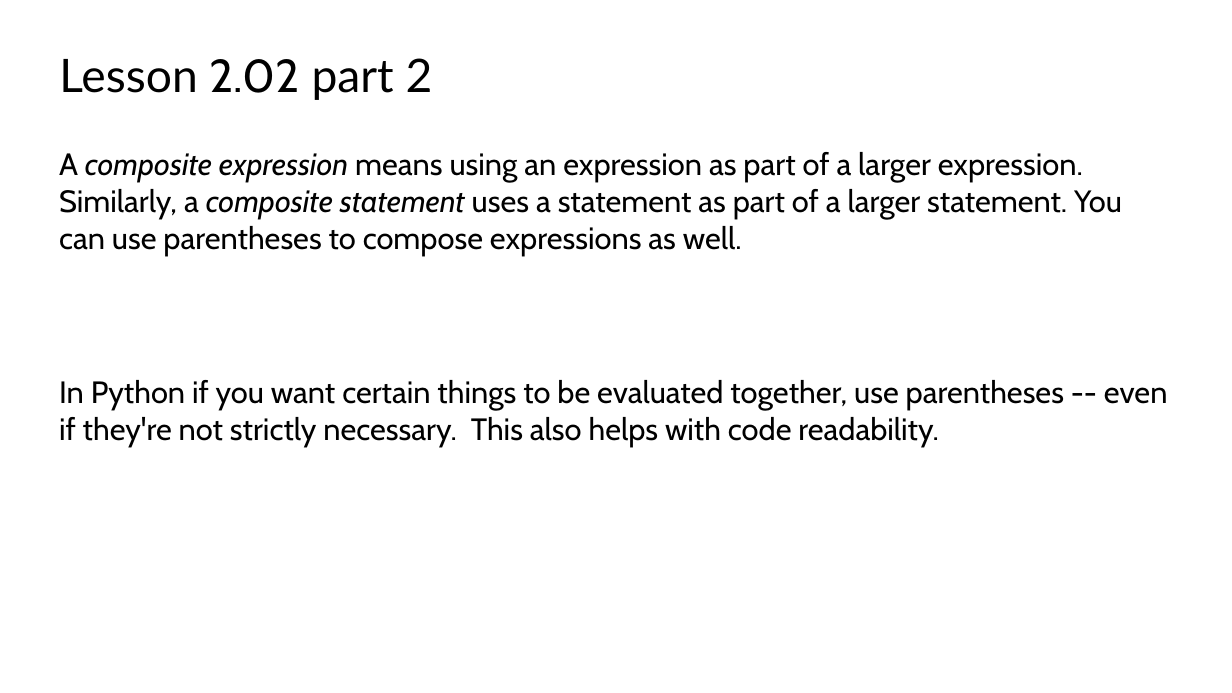
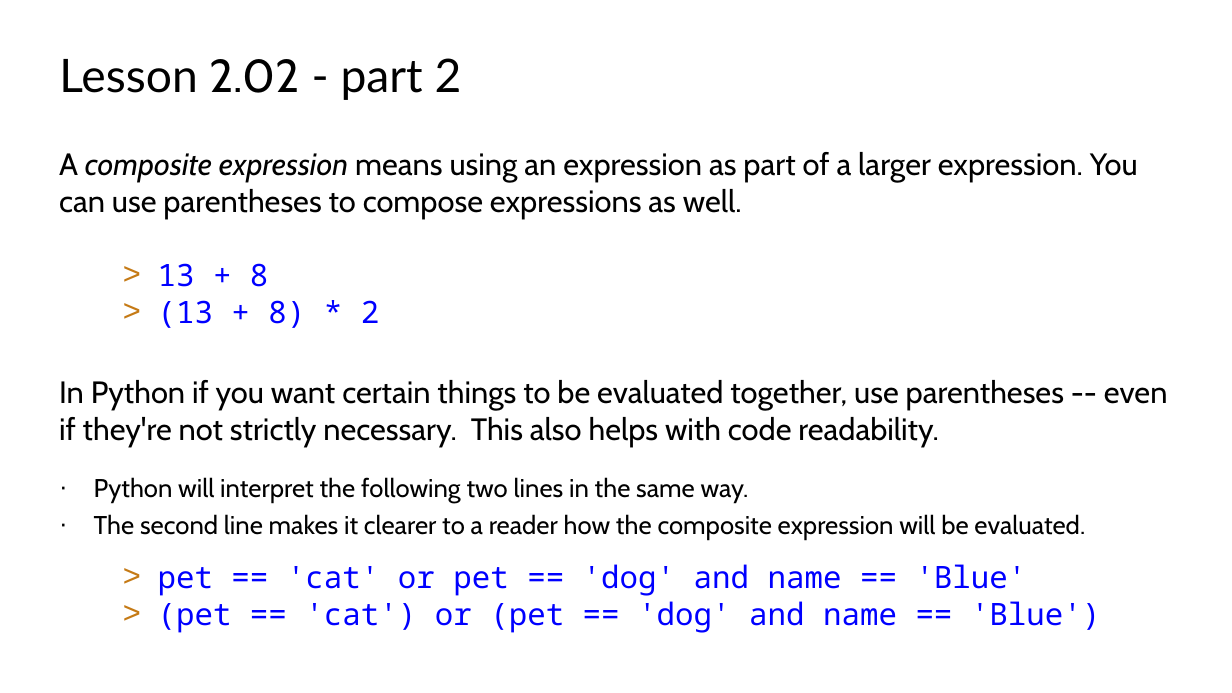
Before and after one commit to TEALSK12/2nd-semester-introduction-to-computer-science, a slide deck: slide 9 of docs/units/2_unit/slidedecks/Intro Python 2.02 TEALS.pptx. Drawn at 1232x693 pixels with LibreOffice and Linux fonts; fonts in the diff are those of the drawing; background and template pictures are left out. Boxes give left, top, right and bottom in pixels: in the first picture for what was removed or moved away, otherwise in the second. Text is boxed around its words. In the diff, an @@ line names an element or a change of style, - is before the commit and + after.

```diff
--- a/docs/units/2_unit/slidedecks/Intro Python 2.02 TEALS.pptx
+++ b/docs/units/2_unit/slidedecks/Intro Python 2.02 TEALS.pptx
@@ title at (x1=59, y1=58, x2=462, y2=100): text changed @@
-Lesson 2.02 part 2
+Lesson 2.02 - part 2
@@ text at (x1=59, y1=152, x2=1138, y2=328): text changed @@
-A composite expression means using an expression as part of a larger expression. Similarly, a composite statement uses a statement as part of a larger statement. You can use parentheses to compose expressions as well.
+A composite expression means using an expression as part of a larger expression. You can use parentheses to compose expressions as well.
+> 13 + 8
+> (13 + 8) * 2
@@ text at (x1=94, y1=477, x2=1100, y2=633): paragraphs added @@
+· Python will interpret the following two lines in the same way.
+· The second line makes it clearer to a reader how the composite expression will be evaluated.
+> pet == 'cat' or pet == 'dog' and name == 'Blue'
+> (pet == 'cat') or (pet == 'dog' and name == 'Blue')
```
Also in this commit, not shown: 12 other slides changed, 9 other files.
